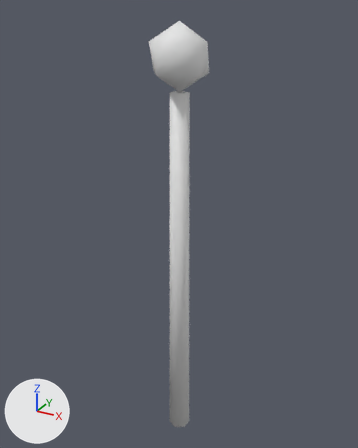
The glTF model assets/models/items/ember_wand.glb as it was, and as the next commit left it.
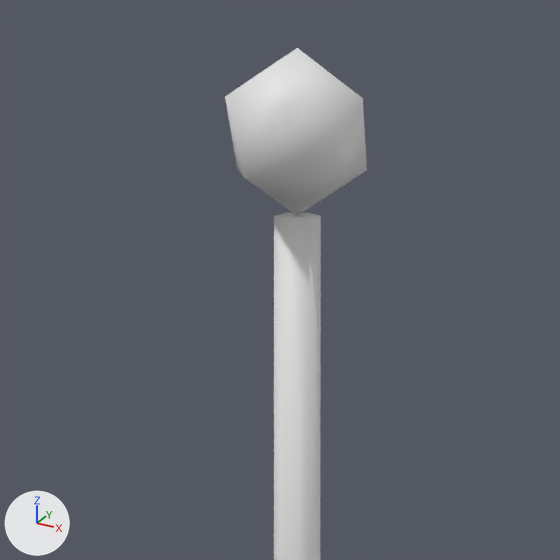
Each version appears first whole from a 50 mm lens placed at (0.294, -0.535, 0.515), pointed at (-0.009, 0.015, 0.24), and next in a close-up on the part from 15% to 82% of the width and 0% to 53% of the height. The axes (+X, +Y, +Z) are drawn at lower left. The lights are the same throughout. The last two pictures show the newer version.

Names of what the first close-up shows: 'ember_wand_v0'.
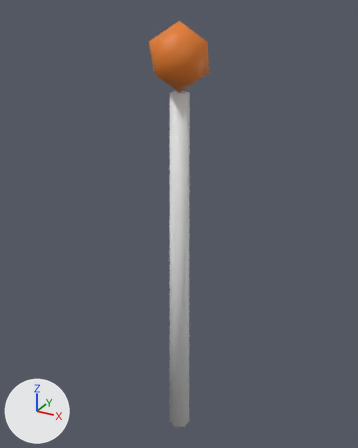
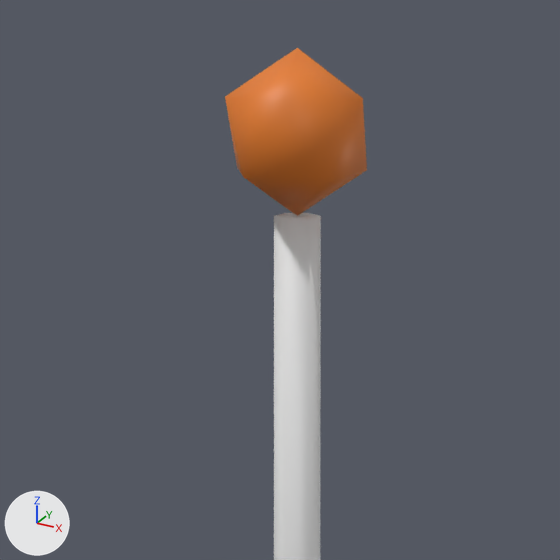
The change, as a list of edits to the scene's bpy script:
```text
Change me_ember_wand_v0:
    where me_ember_wand_v0.from_pydata(...)  # 24 vertices, 40 faces; spans x -0.036..0.036, y -0.034..0.034, z -0.1..0.5
    used by ob_ember_wand_v0; location = (0.0, 0.0, 0.0)
    me_ember_wand_v0 part 1: 20 faces centred in x -0.031..0.031, y -0.03..0.03, z 0.435..0.485 are repainted in the vertex colours; the middle colour goes from white #ffffff to orange #ff8a2a
```

Boxes (x1, y1, x2, y2) around the edits, measured in the close-ups (560 x 560 px):
part 1 of me_ember_wand_v0, recoloured (white to orange)
    both: (225, 48, 367, 216)
